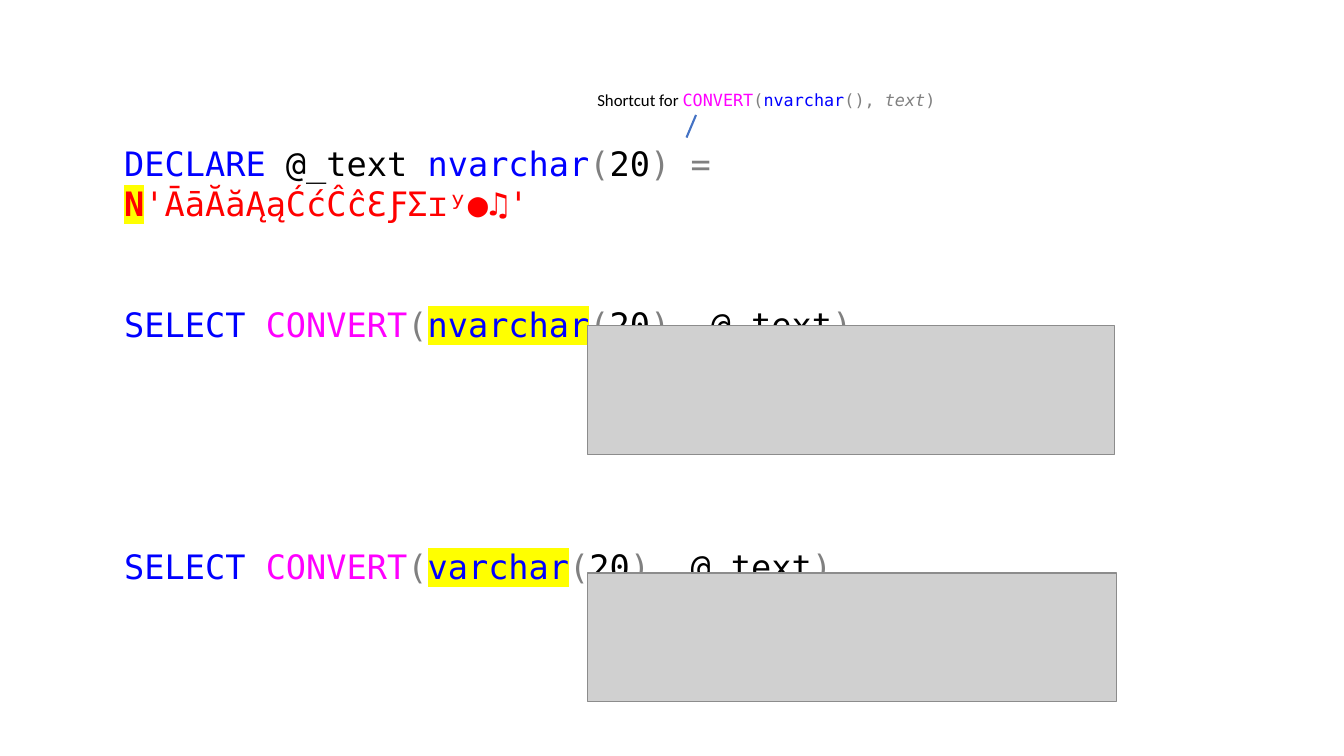
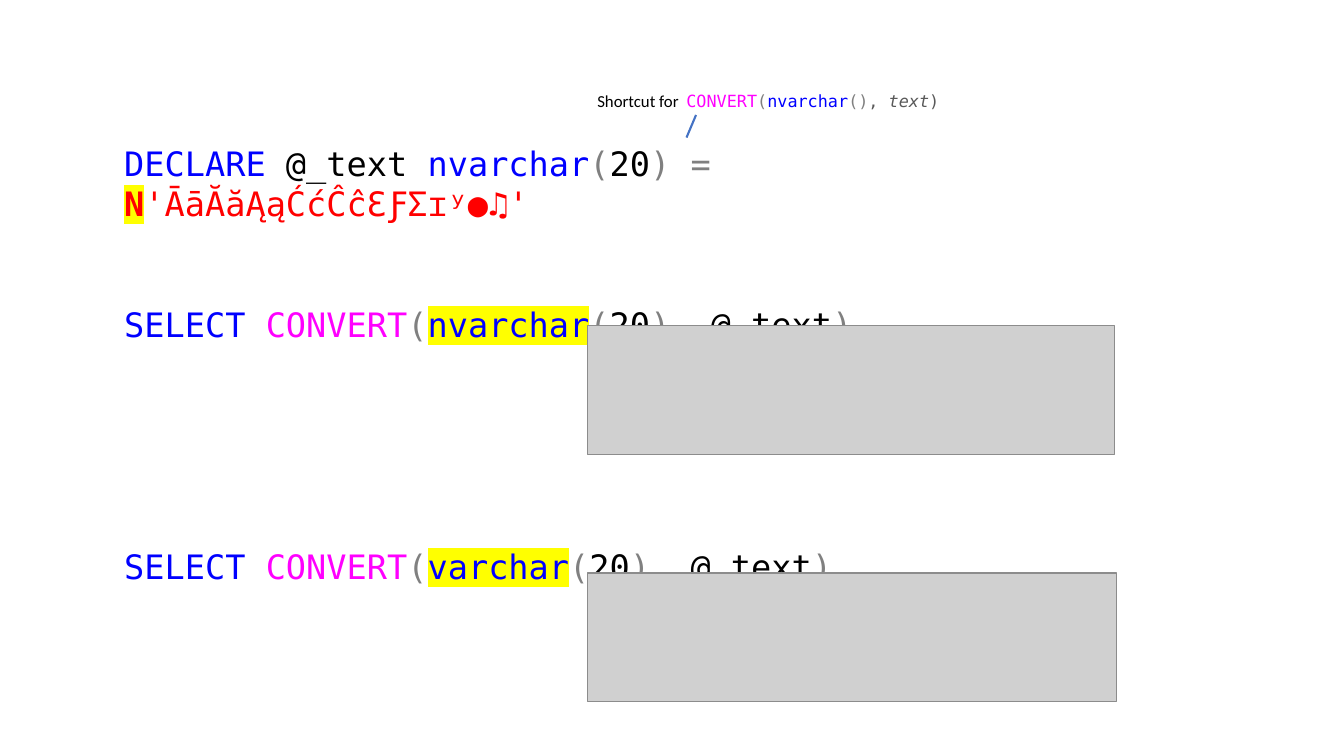
Before and after one commit to jbfoushee/MyPresentations, a slide deck: slide 14 of TSQL_JSON_Operators/TSQL_JSON_Operators.pptx. Drawn at 1344x756 pixels with LibreOffice and Linux fonts; fonts in the diff are those of the drawing; grey boxes stand for pictures. Boxes give left, top, right and bottom in pixels: in the first picture for what was removed or moved away, otherwise in the second. Text is boxed around its words. In the diff, an @@ line names an element or a change of style, - is before the commit and + after.

```diff
--- a/TSQL_JSON_Operators/TSQL_JSON_Operators.pptx
+++ b/TSQL_JSON_Operators/TSQL_JSON_Operators.pptx
@@ text "Shortcut for CONVERT(nvarchar(), text)" at bbox=[597, 94, 940, 110]: text colour #808080 to #595959 in "CONVERT(nvarchar(), text)" @@
```
Also in this commit, not shown: 5 other slides changed, 1 slide added, 2 other files.
